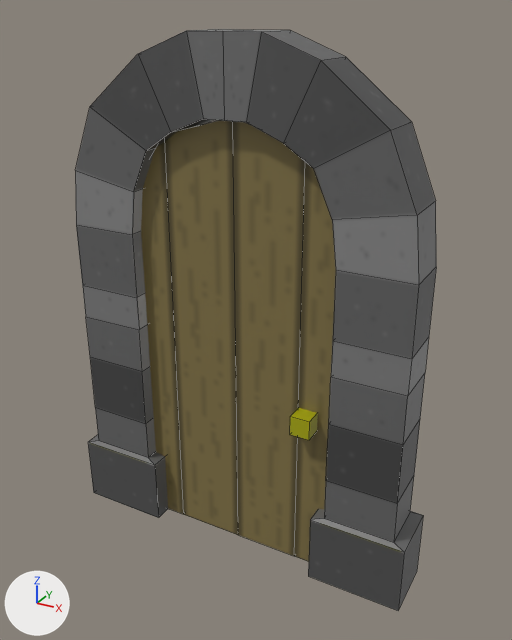
The FBX model DashDashDragons/Assets/Models/door.fbx: old version first, new version second.
One viewpoint serves both versions: a 50 mm lens placed at (0.829, -1.429, 1.388), pointed at (0.034, 0.016, 0.666). Every picture has the same lights, and +X, +Y and +Z are marked at lower left. Mesh edges are drawn as thin lines. Where no turn or scale is listed for an object, it has been applied to the vertices.

In view in the first picture: 'arc', 'door', 'knob'.
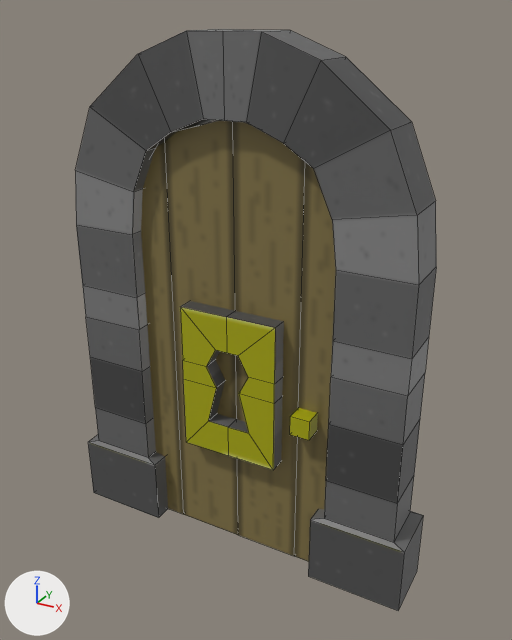
Patch to the scene script:
```diff
--- a/DashDashDragons/Assets/Models/door.fbx.py
+++ b/DashDashDragons/Assets/Models/door.fbx.py
@@ me_cube_003 @@
+me_cube_003.from_pydata(...)  # 72 vertices, 60 faces; spans x -0.135..0.135, y -0.073..0.073, z -0.201..0.201
+me_cube_003.materials.append(mat_door_mat)  # picture img_door_texture_png
@@ ob_lock @@
+ob_lock = bpy.data.objects.new('lock', me_cube_003)
+ob_lock.location = (0.0, 0.0, 0.5)
```

What differs and where, as boxes [x1, y1, x2, y2] in the pictures (512 x 640 px):
'lock', added (yellow)
    after: [180, 301, 284, 470]
